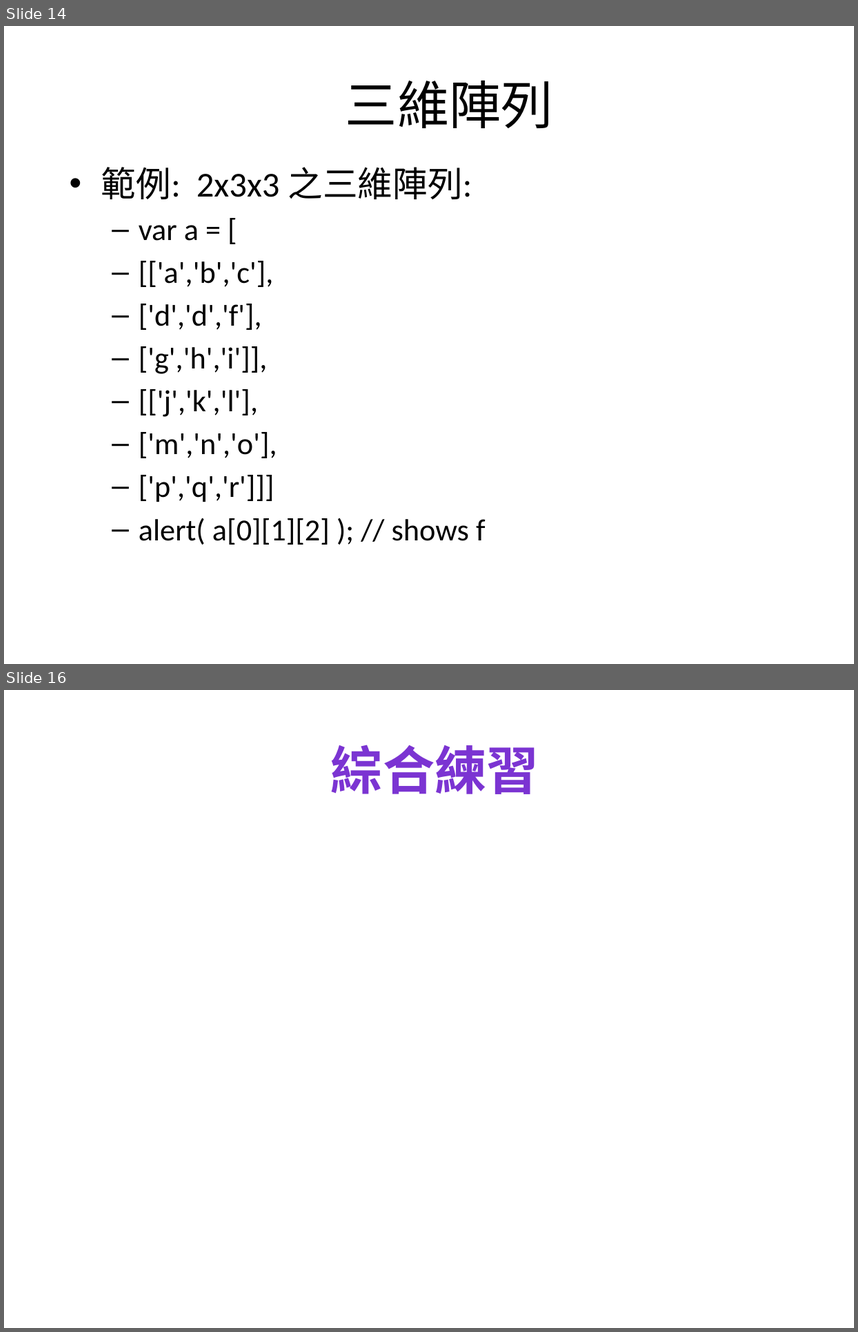
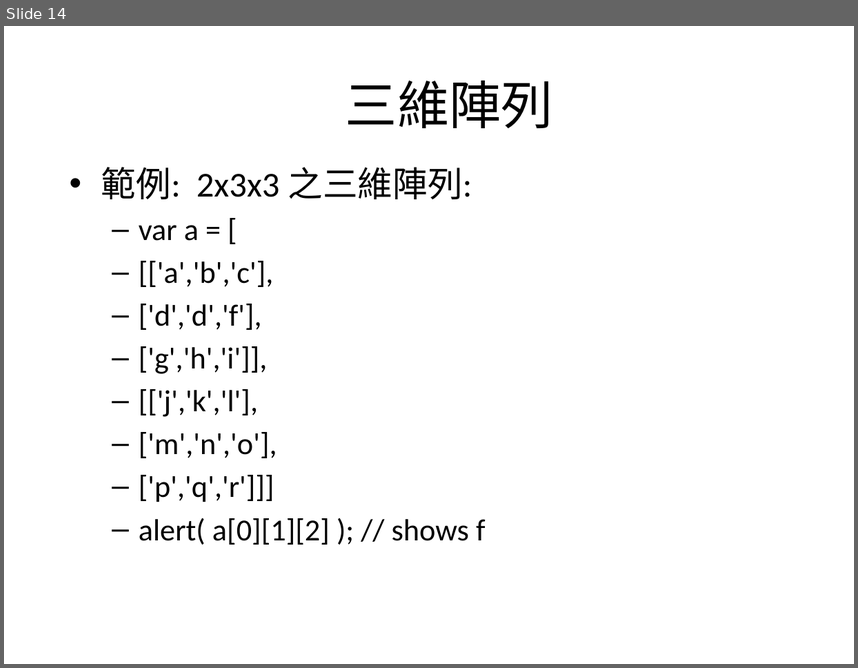
Before and after one commit to mos2718/W1, a slide deck: JS_Basic/array.pptx. Shown one above the other, each under a label of ours: slides 14 and 16 before the commit, slide 14 after it; the slides between them are not shown. The pictures are 858x1332 and 858x668 pixels, drawn with LibreOffice and Linux fonts; fonts in the diff are those of the drawing. Boxes give left, top, right and bottom in pixels: in the first picture for what was removed or moved away, otherwise in the second. Text is boxed around its words. In the diff, an @@ line names an element or a change of style, - is before the commit and + after.

```diff
--- a/JS_Basic/array.pptx
+++ b/JS_Basic/array.pptx
@@ slide 16 removed at [4, 690, 854, 1328], background #FFFFFF @@
@@ title removed at [331, 745, 539, 794] @@
-綜合練習
```
Also in this commit, not shown: 1 slide changed, 8 other slides removed, 4 other files.
